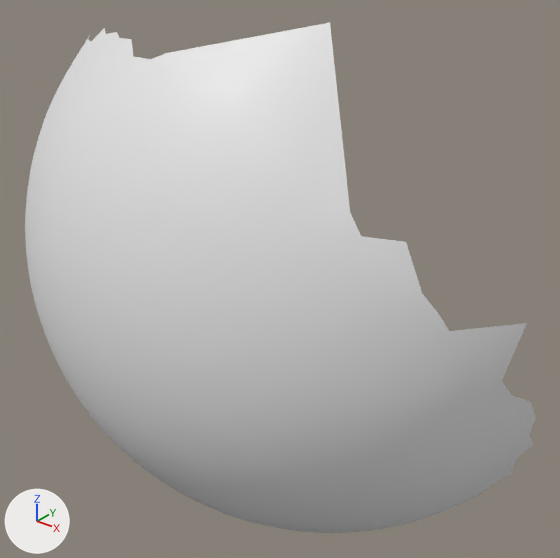
An edit to the OBJ model res/final/camerafocus/cleanedup/CameraFocus_P8.000001.obj, drawn before and after from the same camera.
Before and after are seen from a camera (50 mm lens) standing at (100.7, -73.6, 119.8) and looking at (-13.2, 68.8, 31.5). The axes (+X, +Y, +Z) are drawn at lower left. The lights are the same throughout. Where no turn or scale is listed for an object, it has been applied to the vertices.

In view in the first picture: 'CameraFocus_P8.000001'.
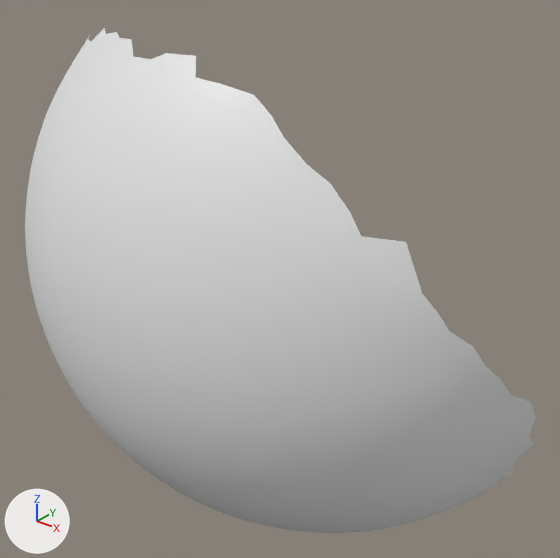
Location of each change, (x1, y1, x2, y2) in pixels of the pictures (560 x 558 px):
```json
{"object": "CameraFocus_P8.000001", "change": "reshaped", "before": [25, 23, 536, 533], "after": [25, 28, 536, 533]}
{"part": 1, "of": "me_camerafocus_p8_000001", "change": "deleted", "before": [169, 23, 350, 211]}
{"part": 2, "of": "me_camerafocus_p8_000001", "change": "deleted", "before": [450, 323, 527, 380]}
```

Scene script edits in JSON lines:
```json
{"block": "me_camerafocus_p8_000001", "where": "# used by ob_camerafocus_p8_000001; location = (0.0, 0.0, 0.0)"}
{"block": "me_camerafocus_p8_000001", "where": "# verts and faces of me_camerafocus_p8_000001; kept vertices keep their numbers, new ones are numbered from 3805"}
{"block": "me_camerafocus_p8_000001", "where": "# before: 3583 (48.0, 42.0, 49.0) at pixel (449, 331), 3623 (55.0, 51.0, 37.0) at pixel (501, 380), 3703 (53.0, 48.0, 41.0) at pixel (486, 366), 3791 (51.0, 46.0, 46.0) at pixel (473, 346), 3802 (57.0, 54.0, 49.0) at pixel (527, 323)"}
{"op": "remove", "block": "me_camerafocus_p8_000001", "code": "me_camerafocus_p8_000001.from_pydata(...)  # 3805 vertices, 7532 faces; spans x -95.0..59.0, y 12.0..116.0, z -43.0..100.0"}
{"op": "add", "block": "me_camerafocus_p8_000001", "code": "me_camerafocus_p8_000001.from_pydata(...)  # 3803 vertices, 7520 faces; spans x -95.0..59.0, y 12.0..116.0, z -43.0..95.0"}
{"block": "me_camerafocus_p8_000001", "change": "me_camerafocus_p8_000001 part 1"}
{"block": "me_camerafocus_p8_000001", "change": "1 vertex is removed from x 15.0, y 48.0, z 100.0"}
{"block": "me_camerafocus_p8_000001", "change": "9 faces are deleted"}
{"block": "me_camerafocus_p8_000001", "change": "me_camerafocus_p8_000001 part 2"}
{"op": "add", "block": "me_camerafocus_p8_000001", "code": "delete_vertices([3802])  # with the faces that use them"}
```
